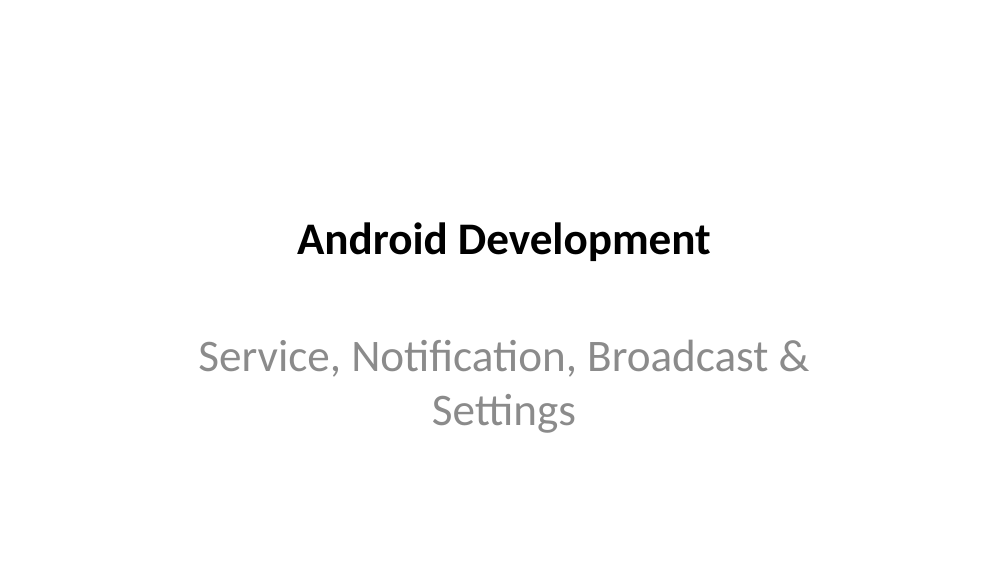
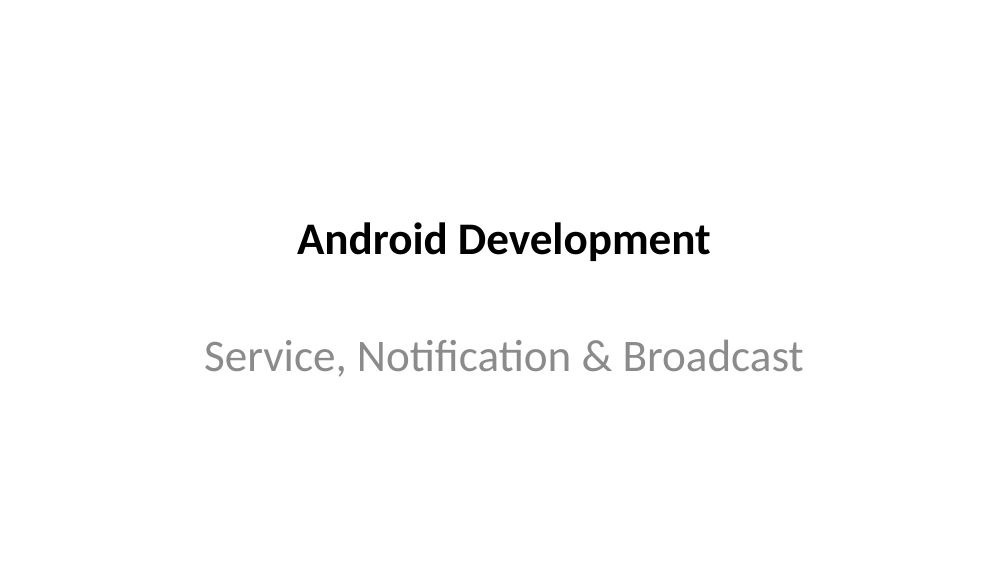
Before and after one commit to Batch-xx/Android-Lunch-Learn, a slide deck: slide 1 of slides/Services_Settings.pptx. Drawn at 1008x567 pixels with LibreOffice and Linux fonts; fonts in the diff are those of the drawing; background and template pictures are left out. Boxes give left, top, right and bottom in pixels: in the first picture for what was removed or moved away, otherwise in the second. Text is boxed around its words. In the diff, an @@ line names an element or a change of style, - is before the commit and + after.

```diff
--- a/slides/Services_Settings.pptx
+++ b/slides/Services_Settings.pptx
@@ subtitle at (204,339,804,377): text changed @@
-Service, Notification, Broadcast & Settings
+Service, Notification & Broadcast
```
Also in this commit, not shown: 1 other slide changed, 1 slide added, 3 other files.
